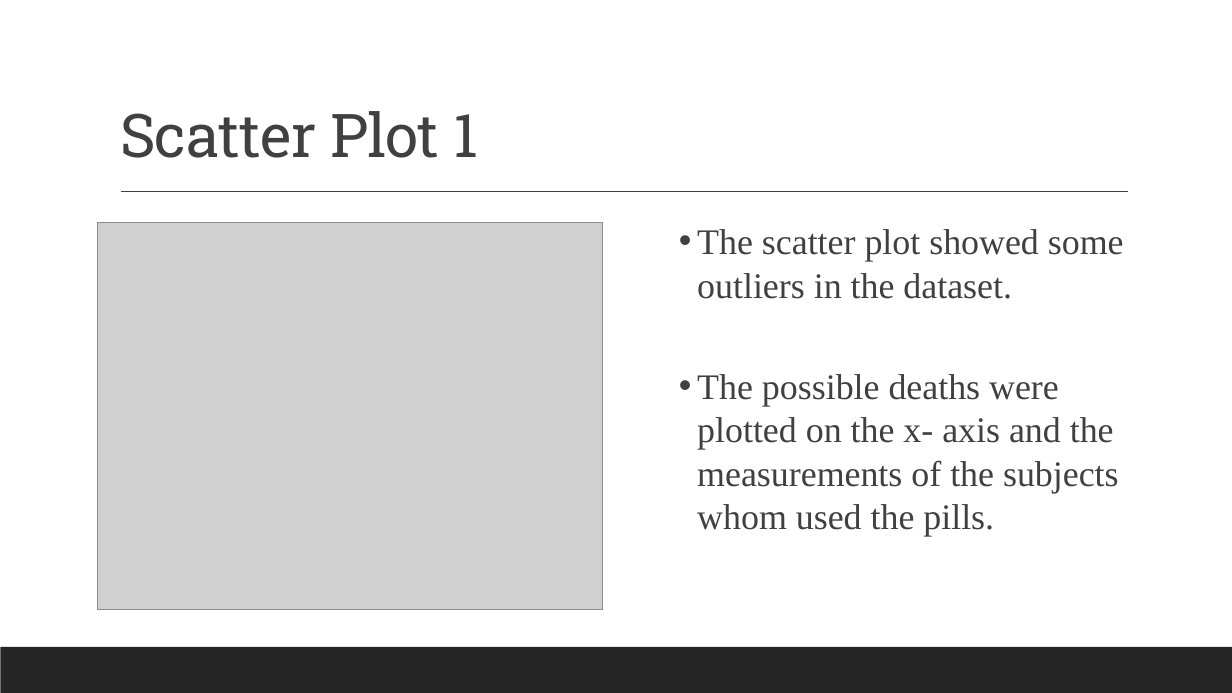
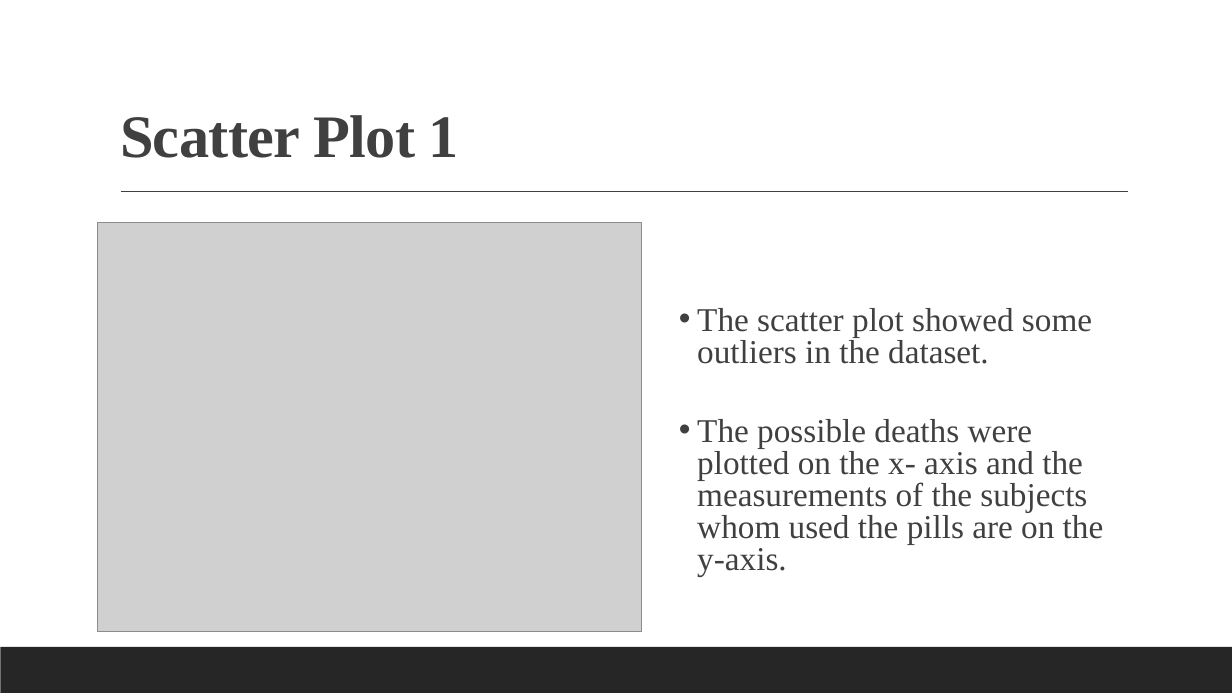
Before and after one commit to Ambitious12019/L.-Ash-Data-Scientist-Portfolio, a slide deck: slide 9 of Ash. LaChandra_DSC530_Final Project.pptx (slide 7 before the commit). Drawn at 1232x693 pixels with LibreOffice and Linux fonts; fonts in the diff are those of the drawing; grey boxes stand for pictures. Boxes give left, top, right and bottom in pixels: in the first picture for what was removed or moved away, otherwise in the second. Text is boxed around its words. In the diff, an @@ line names an element or a change of style, - is before the commit and + after.

```diff
--- a/Ash. LaChandra_DSC530_Final Project.pptx
+++ b/Ash. LaChandra_DSC530_Final Project.pptx
@@ title "Scatter Plot 1" at [120,115,459,158]: font Roboto Slab to Times New Roman, bold on @@
@@ picture: place and size @@
-picture at [98,223,604,610]
+picture at [98,223,642,632]
@@ text at [697,308,1092,364]: size 28 to 25.9 pt in "The scatter plot showed some outliers in ..."; line spacing 1 to 0.8 @@
@@ text at [697,419,1104,577]: text changed; size 28 to 25.9 pt @@
-  • The possible deaths were plotted on the x- axis and the measurements of the subjects whom used the pills.
+  • The possible deaths were plotted on the x- axis and the measurements of the subjects whom used the pills are on the y-axis.
```
Also in this commit, not shown: 5 other slides changed, 4 slides added, 1 other file.
